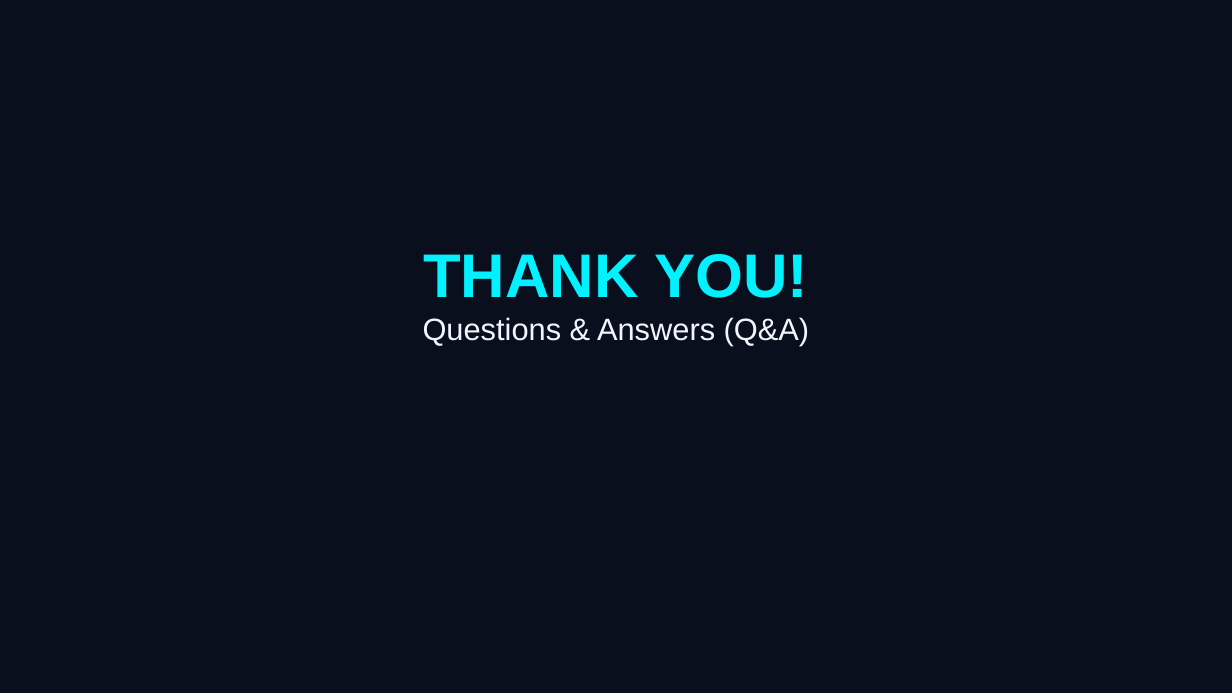
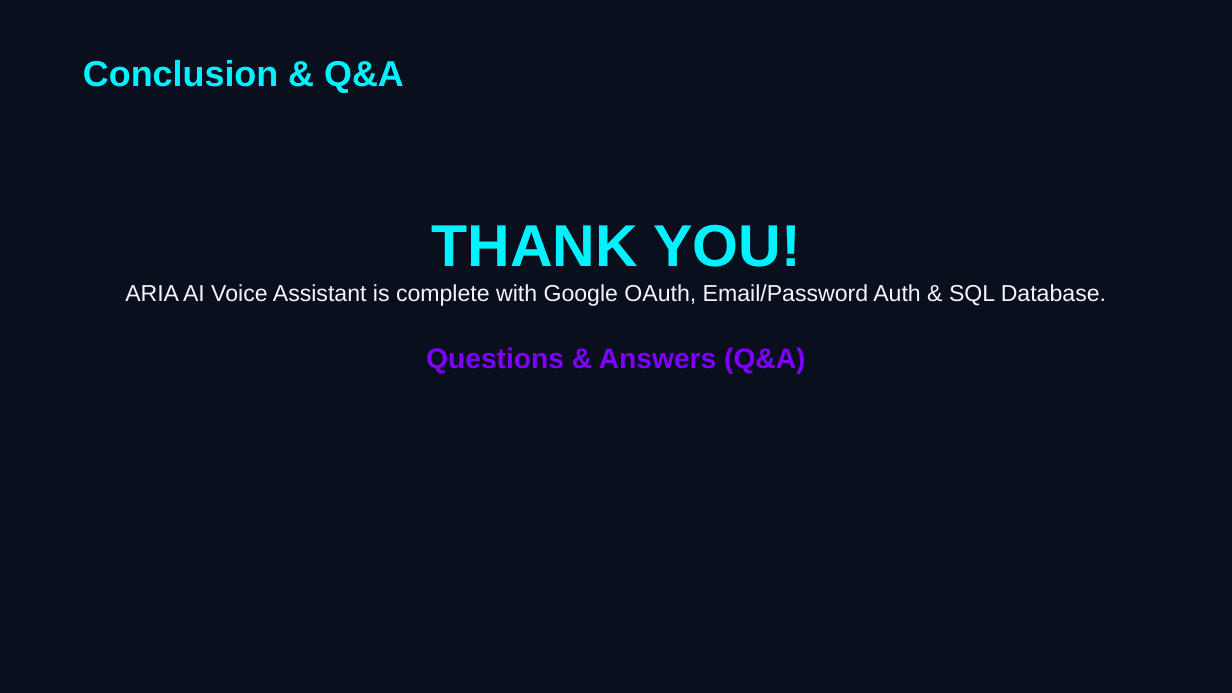
Before and after one commit to Vignesh170000/majorproject_vignesh, a slide deck: slide 9 of AI_Voice_Assistant_Presentation.pptx (slide 10 before the commit). Drawn at 1232x693 pixels with LibreOffice and Linux fonts; fonts in the diff are those of the drawing. Boxes give left, top, right and bottom in pixels: in the first picture for what was removed or moved away, otherwise in the second. Text is boxed around its words. In the diff, an @@ line names an element or a change of style, - is before the commit and + after.

```diff
--- a/AI_Voice_Assistant_Presentation.pptx
+++ b/AI_Voice_Assistant_Presentation.pptx
@@ text at (83, 60, 404, 93): text changed; size 24 to 28 pt; text colour #F0F6FC to #00F2FE; bold on @@
-THANK YOU!
-Questions & Answers (Q&A)
+Conclusion & Q&A
@@ text added at (125, 224, 1106, 374), 18 pt, text #F0F6FC @@
+THANK YOU!
+ARIA AI Voice Assistant is complete with Google OAuth, Email/Password Auth & SQL Database.
+Questions & Answers (Q&A)
```
Also in this commit, not shown: 4 other slides changed, 4 slides added, 5 slides removed, 4 other files.
